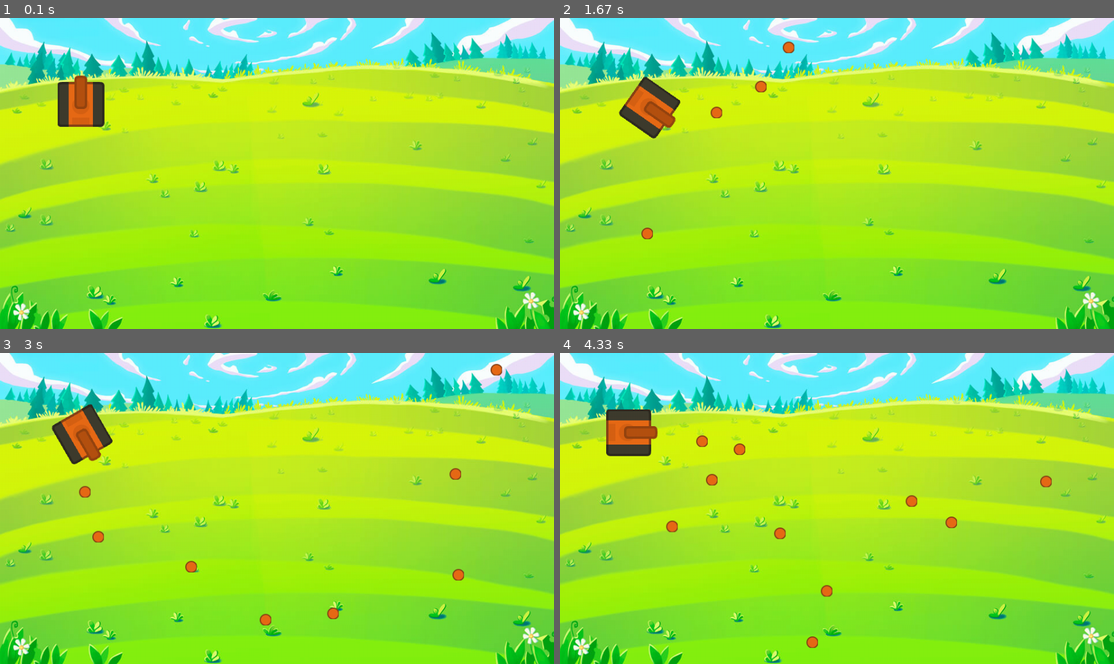
Above: before the commit, frames 1-4 (two rows, left to right).
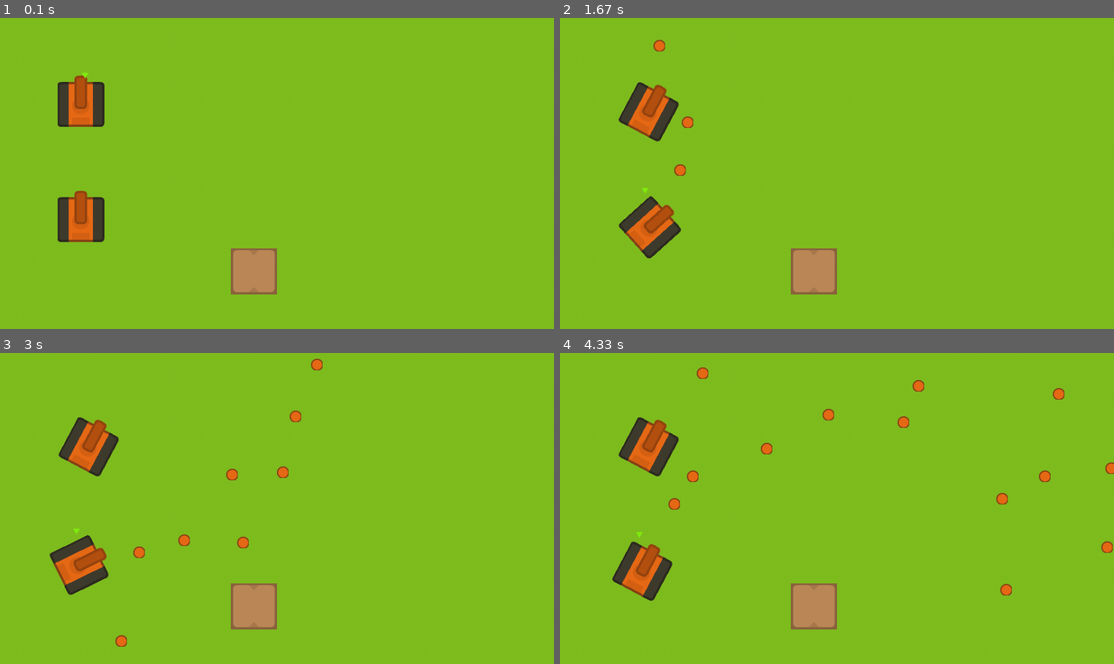
Above: after the commit, the same moments.

Repository: lenghia2797/TankPyGame
Game: pygame game, started from main.py
The game is run twice, just before and just after one commit, with the same random seed, the same clock (stepped at 60 frames per second) and the same inputs.
Inputs (mouse positions are in pixels of both pictures, inside the frame that each line leads up to):
- Up to frame 1 (0.1 s): no input
- Up to frame 2 (1.67 s): hold X 0.33-0.8 s; hold D 0.33-0.8 s; move the mouse to (814, 185) at 0.37 s; hold Q 0.83-1.3 s; hold D 0.83-1.3 s; move the mouse to (1014, 164) at 0.87 s; tap X at 0.9, 1.2, 1.4 s; hold D from 1.33 s (still down)
- Up to frame 3 (3 s): tap X at 1.7, 1.9, 2.23, 2.53, 2.73 s; release D at 1.8 s; hold W 1.83-2.13 s; hold D 2.17-2.63 s; hold A from 2.67 s (still down)
- Up to frame 4 (4.33 s): tap X at 3.03, 3.3, 3.63, 3.93, 4.07 s; release A at 3.2 s; hold S 3.23-3.53 s; hold A 3.57-3.97 s; hold W from 4 s (still down)

The runs differ from the first frame. In frame 1, 97% of the frame differs, in the area x 0-100%, y 0-100%; in frame 2, 98%; in frame 3, 98%; in frame 4, 98%.

Commit message:
add wall

Diff:
--- a/Bullet.py
+++ b/Bullet.py
@@ -6,18 +6,20 @@
 class Bullet(GameObject):
     def __init__(self, scene, x, y, width, height, image, depth):
         super().__init__(scene, x, y, width, height, image, depth)
-        self.speed = 3
         self.vx = 0
         self.xy = 0
         self.collide = 0
         self.tank: Tank
-        self.speed = 20
+        self.speed = 20/3
 
     def update(self):
         super().update()
         if self.active:
             self.x += self.vx
             self.y += self.vy
+            self.rect.x = self.x
+            self.rect.y = self.y
+
         self.checkPosition()
 
     def checkPosition(self):
@@ -34,5 +36,5 @@
             self.vy *= -1
             self.collide += 1
 
-        if self.collide >= 2:
+        if self.collide >= 3:
             self.active = False
--- a/Constants.py
+++ b/Constants.py
@@ -21,3 +21,9 @@
     TANK_HEIGHT = 89
     BULLET_WIDTH = 20
     BULLET_HEIGHT = 20
+
+    TRIANGLE_WIDTH = 13
+    TRIANGLE_HEIGHT = 10
+
+    WALL_WIDTH = 80
+    WALL_HEIGHT = 80
--- /dev/null
+++ b/DynamicWall.py
@@ -0,0 +1,9 @@
+from Wall import Wall
+
+
+class DynamicWall(Wall):
+    def __init__(self, scene, x, y, width, height, image, depth):
+        super().__init__(scene, x, y, width, height, image, depth)
+
+    def update(self):
+        super().update()
--- a/Enum.py
+++ b/Enum.py
@@ -23,3 +23,9 @@
     ROTATE_RIGHT = 2
     UP = 3
     DOWN = 4
+
+class TankType(Enum):
+    PLAYER_1 = 0
+    PLAYER_2 = 1
+    AI_1 = 2
+    AI_2 = 3
--- a/GameScene.py
+++ b/GameScene.py
@@ -3,10 +3,12 @@
 import pygame
 from Bullet import Bullet
 from Constants import Constants
+from Enum import TankType
 from GameObject import GameObject
 from Player import Player
 from Scene import Scene
 from Tank import Tank
+from Wall import Wall
 
 def onClickPlayer():
     print(random.random())
@@ -20,31 +22,49 @@
                                      Constants.SCREEN_HEIGHT, self.loader.background_image, 0)
         self.player = Player(self, 100, 100, Constants.TANK_WIDTH,
                              Constants.TANK_HEIGHT, self.loader.tank_red_image, 3)
-        for i in range(100):
+        self.player2 = Player(self, 100, 300, Constants.TANK_WIDTH,
+                             Constants.TANK_HEIGHT, self.loader.tank_red_image, 3)
+        self.player2.type = TankType.AI_1
+        self.player2.triangle.visible = False
+
+        self.wall = Wall(self, 400, 400, Constants.WALL_WIDTH,
+                         Constants.WALL_HEIGHT, self.loader.wall_image, 3)
+        for i in range(50):
             bullet = Bullet(self, -100, -100, Constants.BULLET_WIDTH,
                         Constants.BULLET_HEIGHT, self.loader.bullet_red_image, 2)
             bullet.active = False
             bullet.tank = self.player
             self.add(bullet)
             self.bullets.append(bullet)
-        self.player.setKey('down_a', self.player.onPressA)
-        self.player.setKey('down_d', self.player.onPressD)
-        self.player.setKey('down_w', self.player.onPressW)
-        self.player.setKey('down_s', self.player.onPressS)
-        self.player.setKey('down_x', self.shootBullet)
-        self.player.setKey('up_a', self.player.onReleaseA)
-        self.player.setKey('up_d', self.player.onReleaseD)
-        self.player.setKey('up_w', self.player.onReleaseW)
-        self.player.setKey('up_s', self.player.onReleaseS)
 
         self.add(self.background)
         self.add(self.player)
-
+        self.add(self.player2)
+        self.add(self.player.triangle)
+        self.add(self.player2.triangle)
+        self.add(self.wall)
 
     def update(self):
         running = super().update()
+        self.checkCollision()
 
         return running
+
+    def checkCollision(self):
+        collision_tolerance = 10
+        for bullet in self.bullets:
+            if bullet.visible:
+                bullet_rect = bullet.rect
+                wall_rect = self.wall.rect
+                if bullet_rect.colliderect(wall_rect):
+                    if abs(wall_rect.top - bullet_rect.bottom) < collision_tolerance and bullet.vy > 0:
+                        bullet.vy *= -1
+                    if abs(wall_rect.bottom - bullet_rect.top) < collision_tolerance and bullet.vy < 0:
+                        bullet.vy *= -1
+                    if abs(wall_rect.right - bullet_rect.left) < collision_tolerance and bullet.vx < 0:
+                        bullet.vx *= -1
+                    if abs(wall_rect.left - bullet_rect.right) < collision_tolerance and bullet.vy < 0:
+                        bullet.vx *= -1
 
     def shootBullet(self):
         bullet = self.getDeadBullet()
@@ -52,6 +72,10 @@
             bullet.active = True
             bullet.visible = True
             bullet.collide = 0
+            if self.player.type == TankType.PLAYER_1:
+                bullet.tank = self.player
+            else:
+                bullet.tank = self.player2
             bullet.x = bullet.tank.x + Constants.TANK_WIDTH/2
             bullet.y = bullet.tank.y + Constants.TANK_HEIGHT/2
             bullet.vx = bullet.speed * math.sin((bullet.tank.angle - 180) * math.pi / 180)
--- a/Loader.py
+++ b/Loader.py
@@ -3,7 +3,7 @@
 
 class Loader:
     def __init__(self):
-        self.background_image = pygame.image.load(r'./assets/images/background.jpeg')
+        self.background_image = pygame.image.load(r'./assets/images/background.png')
         self.play_button_image = pygame.image.load(r'./assets/images/first_play_button.png')
 
         self.tank_blue_image = pygame.image.load(r'./assets/images/tank-blue-2.png')
@@ -16,3 +16,5 @@
         self.bullet_blue_image = pygame.image.load(r'./assets/images/bullet-blue.png')
         self.bullet_red_image = pygame.image.load(r'./assets/images/bullet-red.png')
         self.bullet_yellow_image = pygame.image.load(r'./assets/images/bullet-yellow.png')
+        self.triangle_image = pygame.image.load(r'./assets/images/triangle.png')
+        self.wall_image = pygame.image.load(r'./assets/images/wall.png')
--- a/Player.py
+++ b/Player.py
@@ -4,7 +4,8 @@
 import pygame
 from Bullet import Bullet
 from Constants import Constants
-from Enum import TankState
+from Enum import TankState, TankType
+from GameObject import GameObject
 from Loader import Loader
 from Tank import Tank
 
@@ -12,25 +13,49 @@
     def __init__(self, scene, x, y, width, height, image, depth):
         super().__init__(scene, x, y, width, height, image, depth)
 
+        self.setKey('down_a', self.onPressA)
+        self.setKey('down_d', self.onPressD)
+        self.setKey('down_w', self.onPressW)
+        self.setKey('down_s', self.onPressS)
+        self.setKey('down_x', self.scene.shootBullet)
+        self.setKey('down_q', self.switchPlayer)
+        self.setKey('up_a', self.onReleaseA)
+        self.setKey('up_d', self.onReleaseD)
+        self.setKey('up_w', self.onReleaseW)
+        self.setKey('up_s', self.onReleaseS)
+
+        self.triangle = GameObject(self.scene, self.x + Constants.TANK_WIDTH / 2,
+                                   self.y, Constants.TRIANGLE_WIDTH - 5,
+                                   Constants.TRIANGLE_HEIGHT, self.scene.loader.triangle_image, 4)
+
     def update(self):
         super().update()
-        self.updateByState()
+        if self.type == TankType.PLAYER_1:
+            self.updateByState()
+        elif self.type == TankType.AI_1:
+            self.autoMove()
 
-    def rot_center(self, image, angle, x, y):
+        self.triangle.x = self.x + Constants.TANK_WIDTH / 2
+        self.triangle.y = self.y - 5
 
-        rotated_image = pygame.transform.rotate(image, angle)
-        new_rect = rotated_image.get_rect(center = image.get_rect(center = (x, y)).center)
-
-        return rotated_image, new_rect
+    def switchPlayer(self):
+        if (self.type == TankType.PLAYER_1):
+            self.type = TankType.AI_1
+            self.triangle.visible = False
+        elif (self.type == TankType.AI_1):
+            self.type = TankType.PLAYER_1
+            self.triangle.visible = True
 
     def updateByState(self):
         for state in self.states:
             if state == TankState.ROTATE_LEFT:
-                self.setAngle(self.angle + 5)
-                self.image, self.rect = self.rot_center(self.scene.loader.tank_red_image, self.angle, self.x + Constants.TANK_WIDTH/2, self.y+ Constants.TANK_HEIGHT/2)
+                self.setAngle(self.angle + 1)
+                self.image = self.rot_center(self.scene.loader.tank_red_image,
+                                                        self.angle)
             if state == TankState.ROTATE_RIGHT:
-                self.setAngle(self.angle - 5)
-                self.image, self.rect = self.rot_center(self.scene.loader.tank_red_image, self.angle, self.x, self.y)
+                self.setAngle(self.angle - 1)
+                self.image = self.rot_center(self.scene.loader.tank_red_image,
+                                                        self.angle)
             if state == TankState.UP:
                 self.y += self.speed * math.cos(self.angle * math.pi / 180)
                 self.x += self.speed * math.sin(self.angle * math.pi / 180)
@@ -61,3 +86,13 @@
 
     def onPressS(self):
         self.states.append(TankState.DOWN)
+
+    def autoMove(self):
+        pass
+
+    def rot_center(self, image, angle):
+
+        loc = image.get_rect().center  #rot_image is not defined
+        rot_sprite = pygame.transform.rotate(image, angle)
+        rot_sprite.get_rect().center = loc
+        return rot_sprite
--- a/Scene.py
+++ b/Scene.py
@@ -36,6 +36,8 @@
                     self.inputHandler.process(m_x, m_y, 'down_s')
                 if event.key == pygame.K_x:
                     self.inputHandler.process(m_x, m_y, 'down_x')
+                if event.key == pygame.K_q:
+                    self.inputHandler.process(m_x, m_y, 'down_q')
             if event.type == pygame.KEYUP:
                 if event.key == pygame.K_a:
                     self.inputHandler.process(m_x, m_y, 'up_a')
--- a/Tank.py
+++ b/Tank.py
@@ -1,12 +1,13 @@
 import pygame
-from Enum import TankState
+from Enum import TankState, TankType
 from GameObject import GameObject
 
 class Tank(GameObject):
     def __init__(self, scene, x, y, width, height, image, depth):
         super().__init__(scene, x, y, width, height, image, depth)
         self.states = [TankState.NORMAL]
-        self.speed = 3
+        self.type = TankType.PLAYER_1
+        self.speed = 1
         self.angle = 0
         self.image = pygame.transform.rotate(self.image, self.angle)
 
--- /dev/null
+++ b/Wall.py
@@ -0,0 +1,9 @@
+from GameObject import GameObject
+
+
+class Wall(GameObject):
+    def __init__(self, scene, x, y, width, height, image, depth):
+        super().__init__(scene, x, y, width, height, image, depth)
+
+    def update(self):
+        super().update()
--- a/main.py
+++ b/main.py
@@ -70,7 +70,7 @@
     clock = pygame.time.Clock()
     scoreLabel = ScoreLabel()
     playButton = PlayButton()
-    FPS = 20
+    FPS = 60
 
     lastTime = pygame.time.get_ticks()
     deltaTime = 0
Binary file removed: assets/images/background.jpeg
Binary file added: assets/images/background.png
Binary file added: assets/images/triangle.png
Binary file added: assets/images/wall.png
